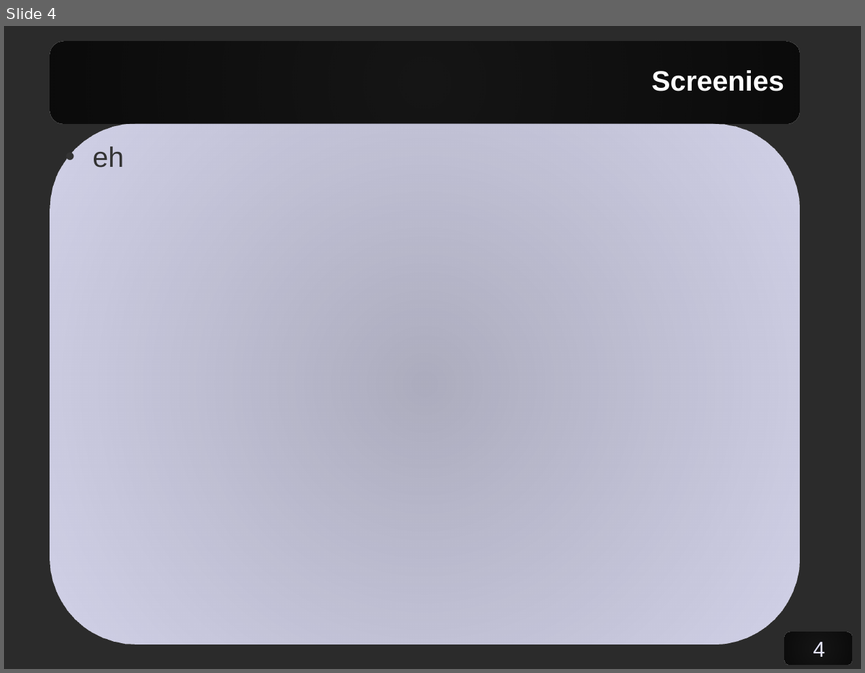
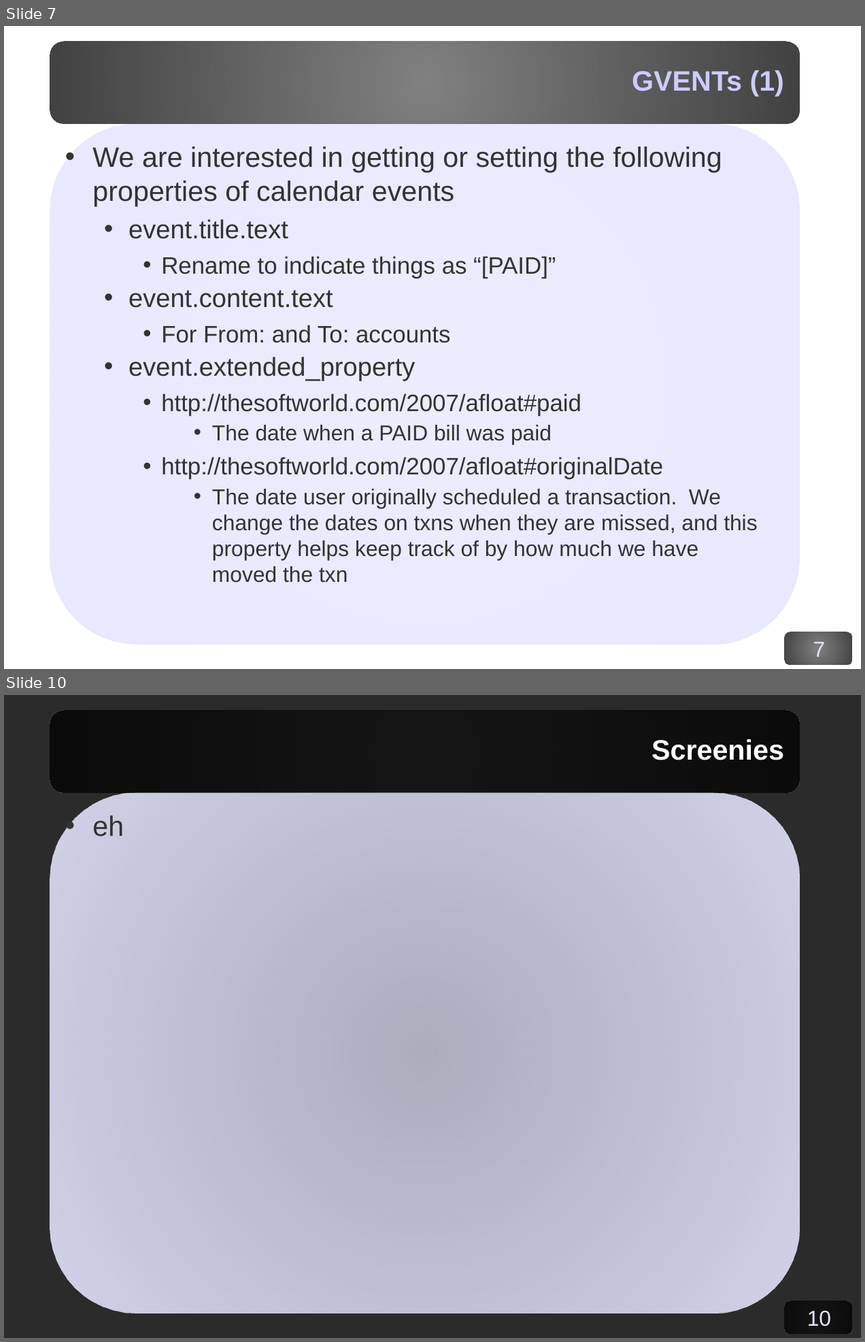
Before and after one commit to corydodt/Afloat, a slide deck: doc/afloat.odp. Shown one above the other, each under a label of ours: slide 4 before the commit, slides 7 and 10 after it; the slides between them are not shown. The pictures are 865x673 and 865x1342 pixels, drawn with LibreOffice and Linux fonts; fonts in the diff are those of the drawing; background and template pictures are left out; a plain dark background stands for a picture behind light text. Boxes give left, top, right and bottom in pixels: in the first picture for what was removed or moved away, otherwise in the second. Text is boxed around its words. In the diff, an @@ line names an element or a change of style, - is before the commit and + after.

```diff
--- a/doc/afloat.odp
+++ b/doc/afloat.odp
@@ slide 7 added at [4,26,861,669], background picture (left out); not listed: 4 template elements that a slide beside it also shows @@
@@ title added at [632,70,784,96], 26 pt, text #CCCCFF, bold @@
+GVENTs (1)
@@ text added at [92,146,757,582], 20 pt, text #333333 @@
+• We are interested in getting or setting the following properties of calendar events
+  • event.title.text
+    • Rename to indicate things as “[PAID]”
+  • event.content.text
+    • For From: and To: accounts
+  • event.extended_property
+    • http://thesoftworld.com/2007/afloat#paid
+      • The date when a PAID bill was paid
+    • http://thesoftworld.com/2007/afloat#originalDate
+      • The date user originally scheduled a transaction. We change the dates on txns when they are missed, and this property helps keep track of by how much we have moved the txn
@@ what was slide 4 is now slide 10 @@
@@ page number at [807,1310,831,1326]: text changed @@
-4
+10
```
Also in this commit, not shown: 3 slides changed, 5 other slides added.
